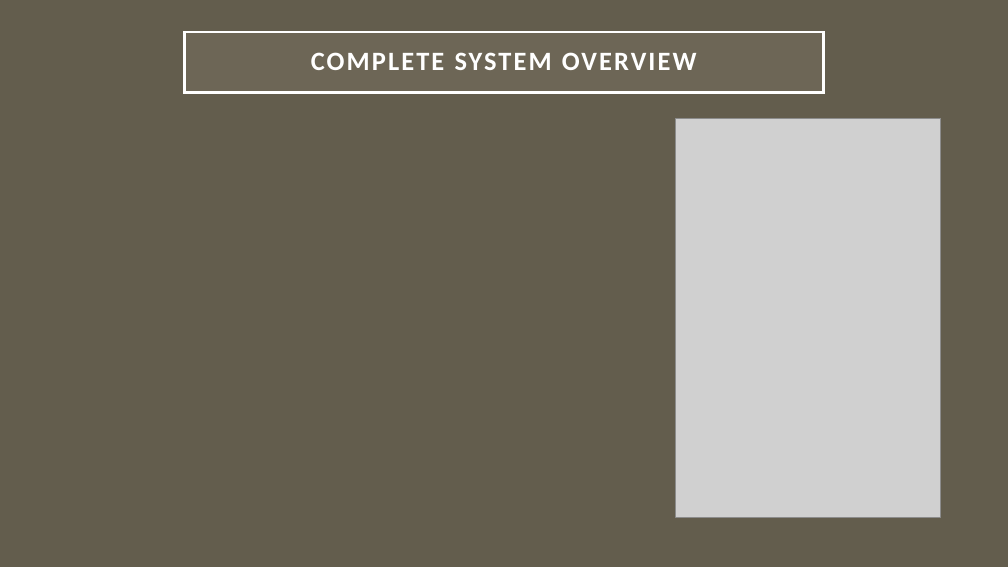
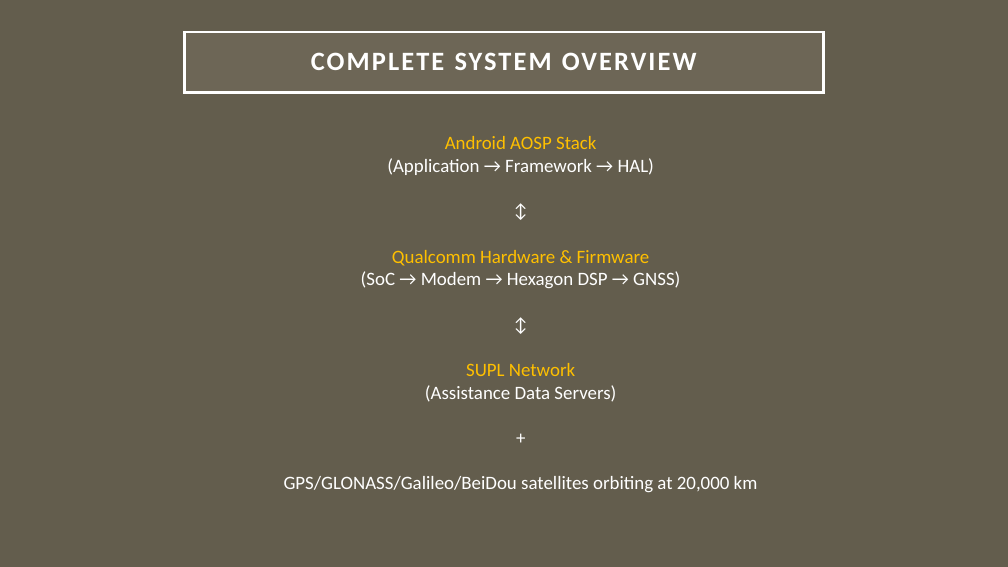
Before and after one commit to arkawick/AndroidPositioningArchitecture, a slide deck: slide 3 of PPT/Android Positioning Architecture Presentation.pptx (slide 5 before the commit). Drawn at 1008x567 pixels with LibreOffice and Linux fonts; fonts in the diff are those of the drawing; grey boxes stand for pictures. Boxes give left, top, right and bottom in pixels: in the first picture for what was removed or moved away, otherwise in the second. Text is boxed around its words. In the diff, an @@ line names an element or a change of style, - is before the commit and + after.

```diff
--- a/PPT/Android Positioning Architecture Presentation.pptx
+++ b/PPT/Android Positioning Architecture Presentation.pptx
@@ picture removed at bbox=[675, 119, 941, 517] @@
@@ text added at bbox=[284, 136, 758, 492], 18 pt, text #FFFFFF @@
+Android AOSP Stack
+(Application → Framework → HAL)
+↕
+Qualcomm Hardware & Firmware
+(SoC → Modem → Hexagon DSP → GNSS)
+↕
+SUPL Network
+(Assistance Data Servers)
++
+GPS/GLONASS/Galileo/BeiDou satellites orbiting at 20,000 km
```
Also in this commit, not shown: 2 other slides changed, 13 slides added, 3 slides removed.
